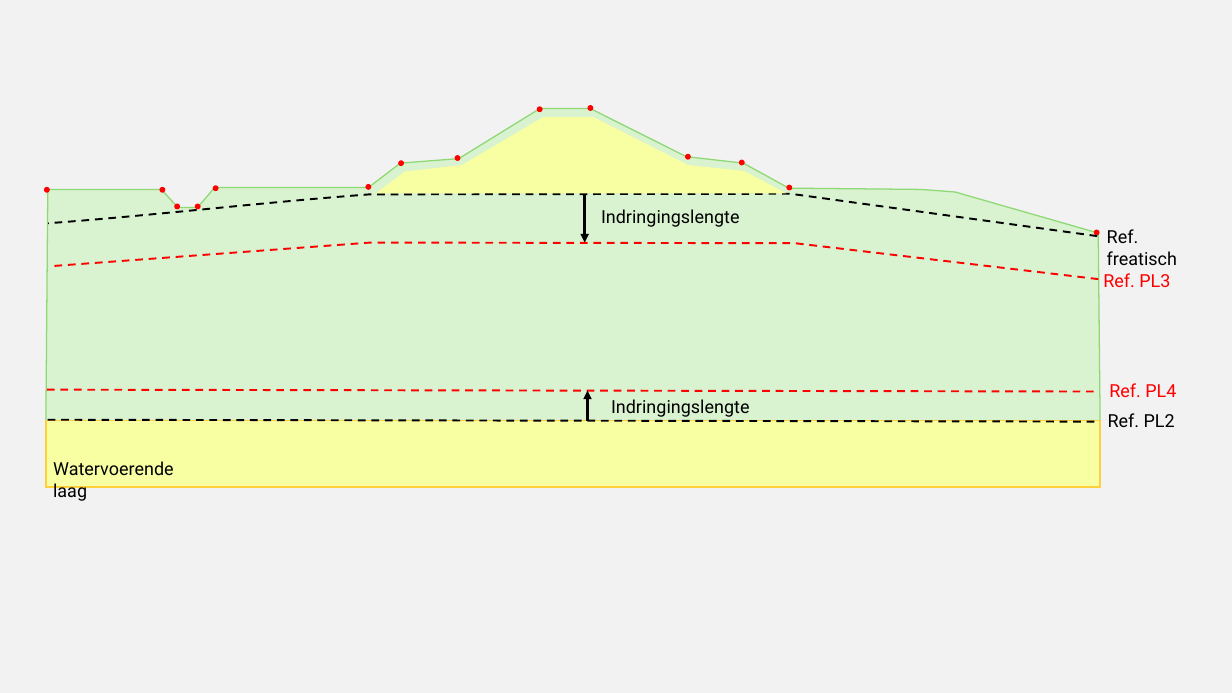
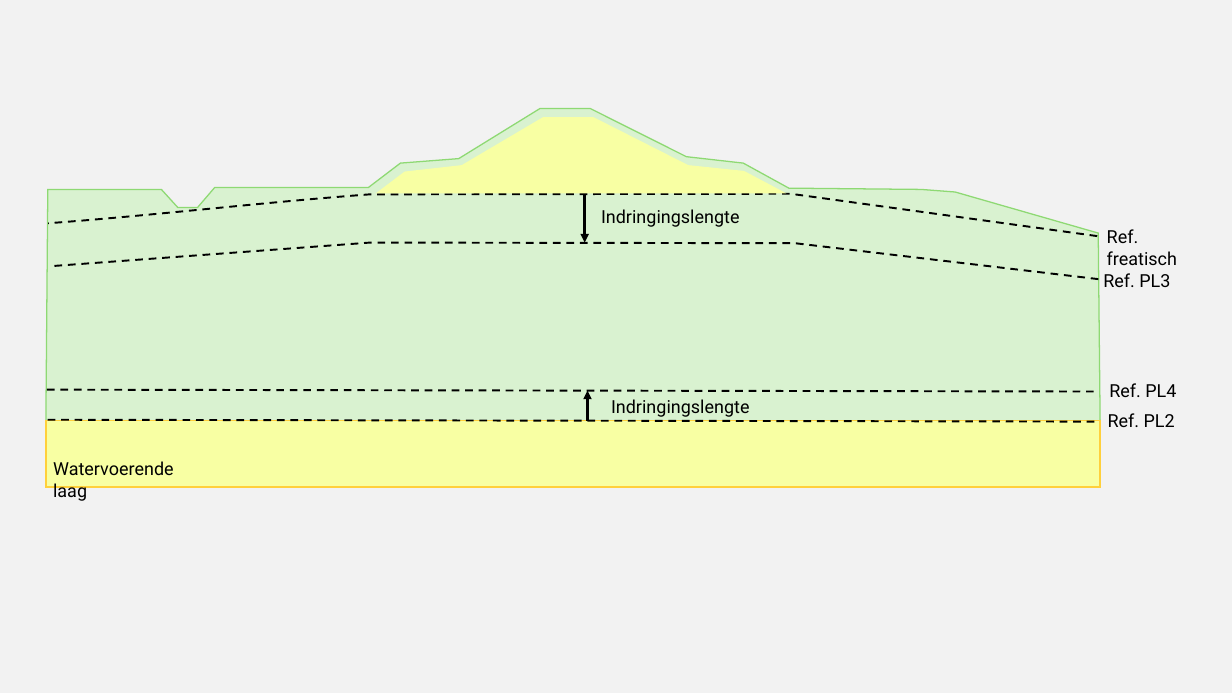
Before and after one commit to scheldestromen/BOLuS, a slide deck: slide 12 of handleiding/Figuren handleiding.pptx (slide 8 before the commit). Drawn at 1232x693 pixels with LibreOffice and Linux fonts; fonts in the diff are those of the drawing. Boxes give left, top, right and bottom in pixels: in the first picture for what was removed or moved away, otherwise in the second. Text is boxed around its words. In the diff, an @@ line names an element or a change of style, - is before the commit and + after.

```diff
--- a/handleiding/Figuren handleiding.pptx
+++ b/handleiding/Figuren handleiding.pptx
@@ ellipse removed at box(537, 106, 543, 112) @@
@@ ellipse removed at box(588, 105, 593, 111) @@
@@ ellipse removed at box(398, 160, 404, 165) @@
@@ ellipse removed at box(455, 155, 460, 161) @@
@@ ellipse removed at box(685, 154, 690, 160) @@
@@ ellipse removed at box(739, 160, 745, 165) @@
@@ ellipse removed at box(44, 187, 50, 192) @@
@@ ellipse removed at box(160, 187, 165, 192) @@
@@ ellipse removed at box(175, 203, 180, 209) @@
@@ ellipse removed at box(195, 203, 201, 209) @@
@@ ellipse removed at box(213, 186, 218, 191) @@
@@ ellipse removed at box(366, 184, 372, 189) @@
@@ ellipse removed at box(787, 185, 792, 190) @@
@@ ellipse removed at box(1094, 229, 1100, 235) @@
@@ freeform shape at box(49, 242, 1098, 279): outline #FF0000 1.5 pt dashed to #000000 1.5 pt dashed @@
@@ text "Ref. PL3" at box(1103, 273, 1170, 287): text colour #FF0000 to #000000 @@
@@ text "Ref. PL4" at box(1109, 383, 1176, 397): text colour #FF0000 to #000000 @@
@@ line (47, 390) - (1100, 392): stroke #FF0000 1.5 pt dashed to #000000 1.5 pt dashed @@
```
Also in this commit, not shown: 21 slides added, 13 slides removed, 7 other files.
